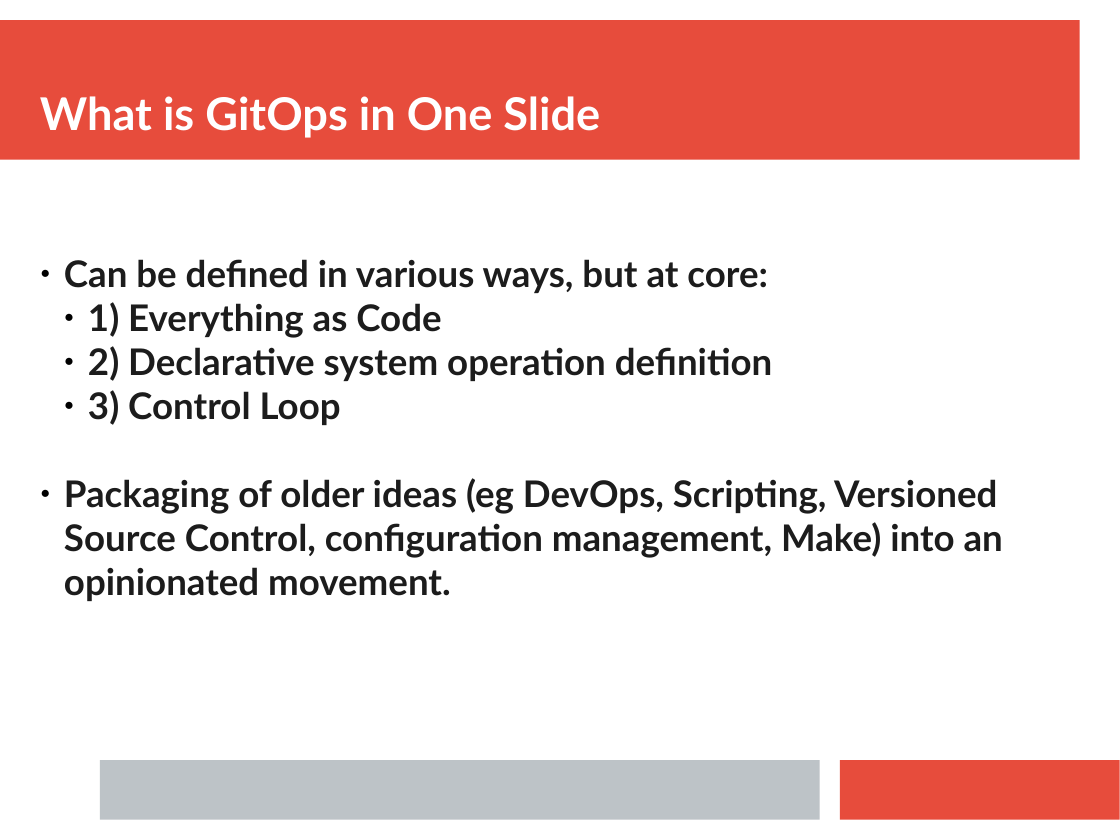
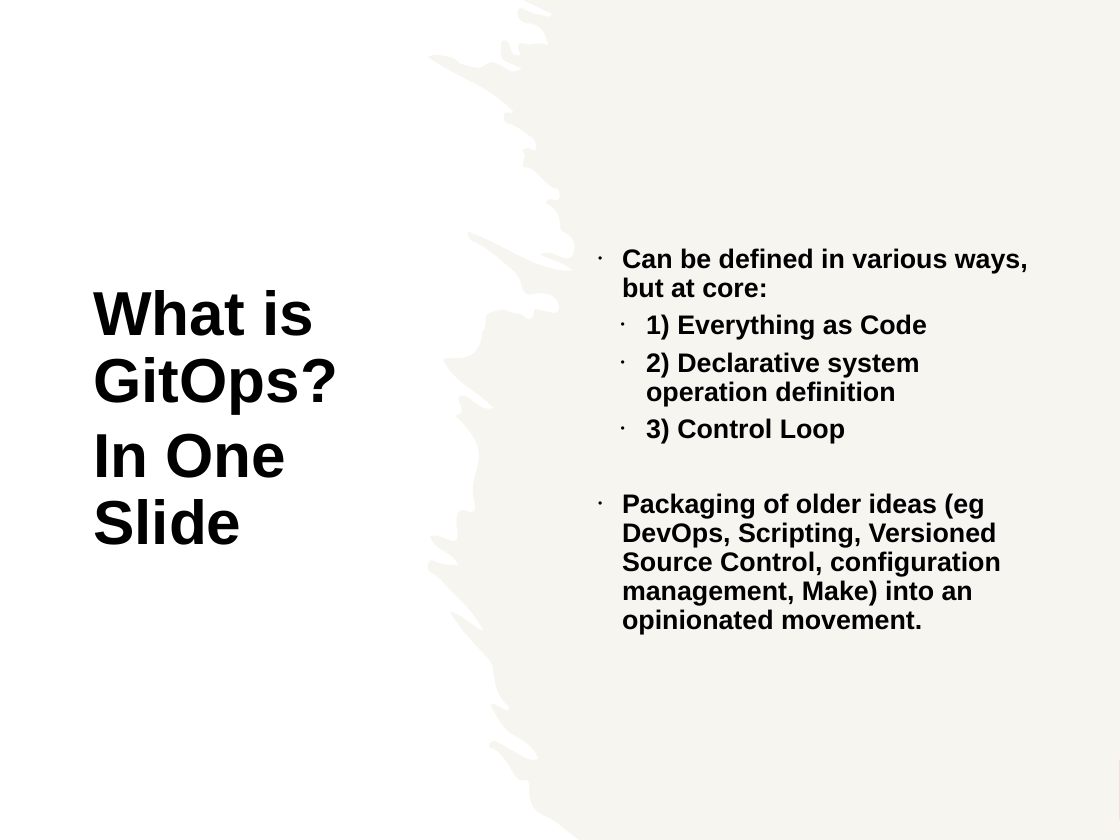
Before and after one commit to ianmiell/gitops-first-steps, a slide deck: slide 6 of slides/gitops_first_steps.pptx. Drawn at 1120x840 pixels with LibreOffice and Linux fonts; fonts in the diff are those of the drawing. Boxes give left, top, right and bottom in pixels: in the first picture for what was removed or moved away, otherwise in the second. Text is boxed around its words. In the diff, an @@ line names an element or a change of style, - is before the commit and + after.

```diff
--- a/slides/gitops_first_steps.pptx
+++ b/slides/gitops_first_steps.pptx
@@ rectangle added at (x1=0, y1=0, x2=1120, y2=840), fill #FFFFFF @@
@@ freeform shape added at (x1=428, y1=0, x2=1120, y2=840), fill #EEECE1 at 50% opacity @@
@@ text "Can be defined in various ..." moved from (x1=64, y1=259, x2=1003, y2=601) to (x1=622, y1=248, x2=1028, y2=634) @@
@@ text "Can be defined in various ..." at (x1=622, y1=248, x2=1028, y2=634): size 26 to 19 pt, font Lato to Arial, text colour #1C1C1C to #000000; bullet ● to •; line spacing 1 to 0.9; more space between paragraphs; vertical alignment top to middle @@
@@ text "What is GitOps?" at (x1=93, y1=290, x2=338, y2=545): vertical alignment bottom to middle @@
@@ text at (x1=93, y1=290, x2=338, y2=545): text changed; size 32 to 44 pt; font Lato to Arial; text colour #FFFFFF to #000000 @@
-What is GitOps in One Slide
+What is GitOps?
+In One Slide
@@ rectangle removed at (x1=100, y1=760, x2=819, y2=820) @@
```
Also in this commit, not shown: 33 other slides changed, 1 other file.
